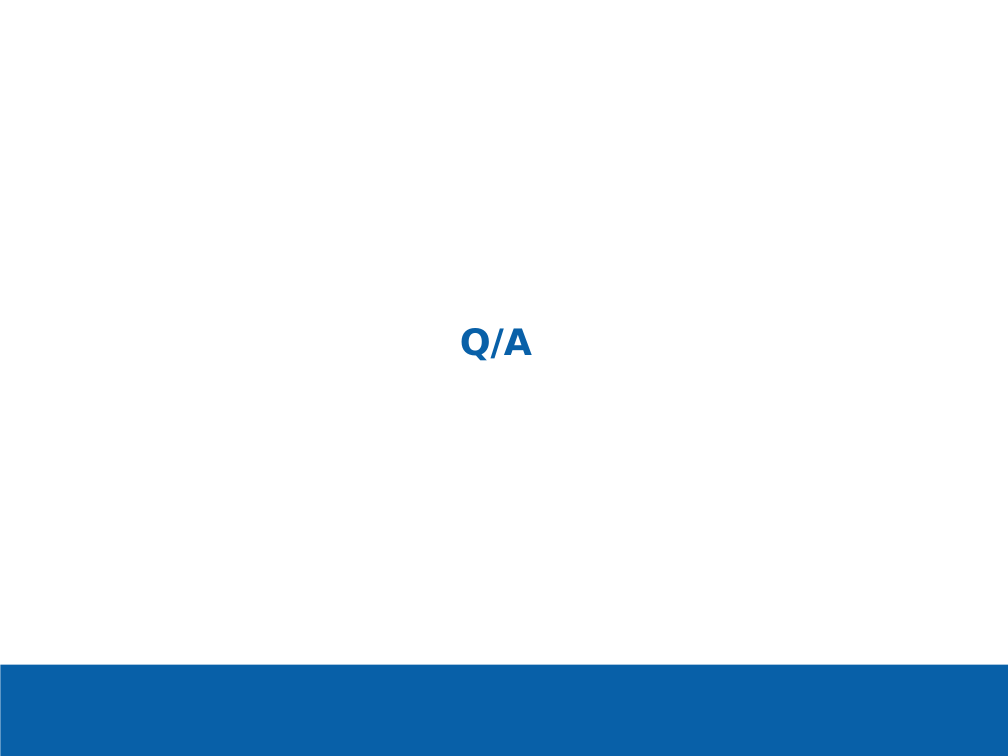
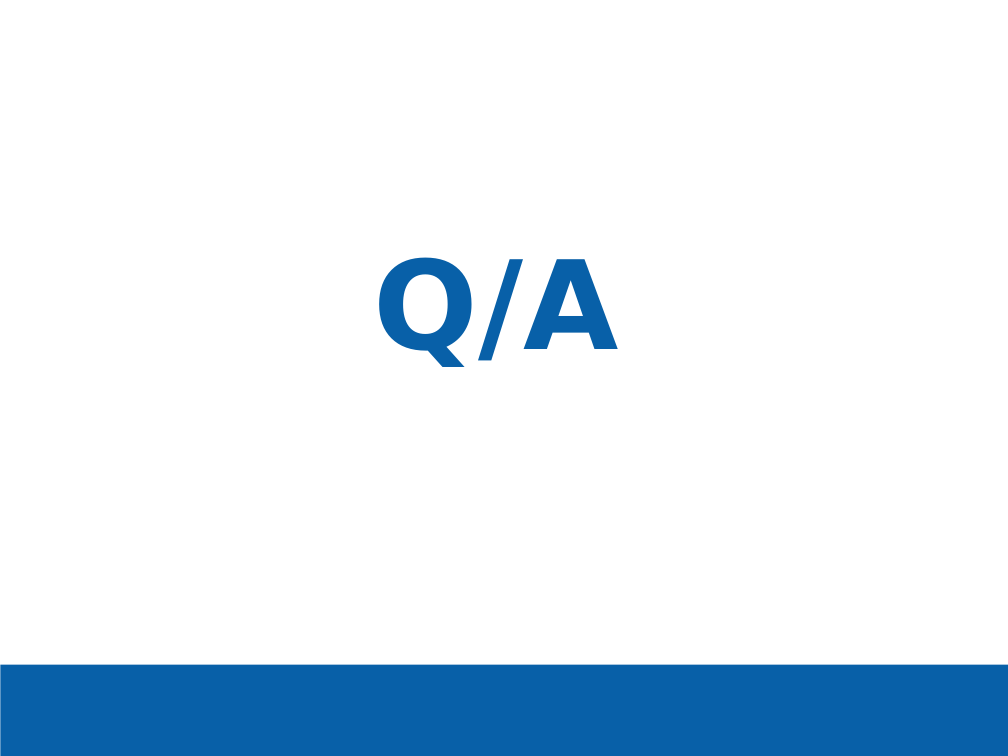
Before and after one commit to zhengyuxin/UBMS-Web, a slide deck: slide 19 of Docs/Cloud UBMS.ppt. Drawn at 1008x756 pixels with LibreOffice and Linux fonts; fonts in the diff are those of the drawing; background and template pictures are left out. Boxes give left, top, right and bottom in pixels: in the first picture for what was removed or moved away, otherwise in the second. Text is boxed around its words. In the diff, an @@ line names an element or a change of style, - is before the commit and + after.

```diff
--- a/Docs/Cloud UBMS.ppt
+++ b/Docs/Cloud UBMS.ppt
@@ title "Q/A": place and size @@
-title "Q/A" at [460, 328, 532, 361]
+title "Q/A" at [374, 257, 619, 367]
@@ title "Q/A" at [374, 257, 619, 367]: size 26 to 88 pt @@
```
Also in this commit, not shown: 2 other slides changed, 1 slide added, 1 slide removed, 8 other files.
